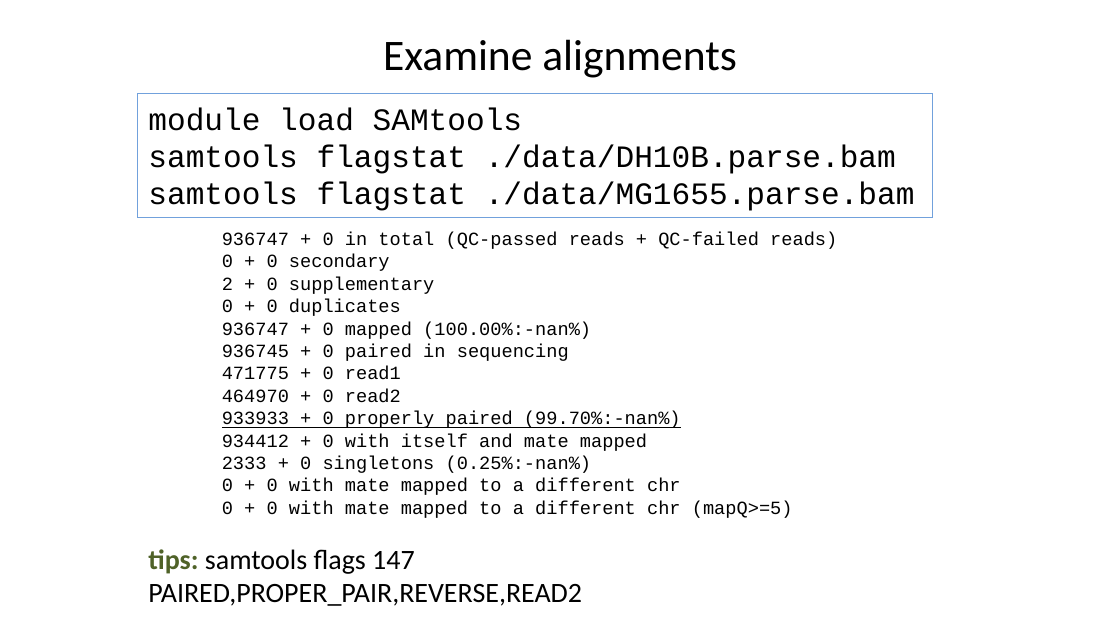
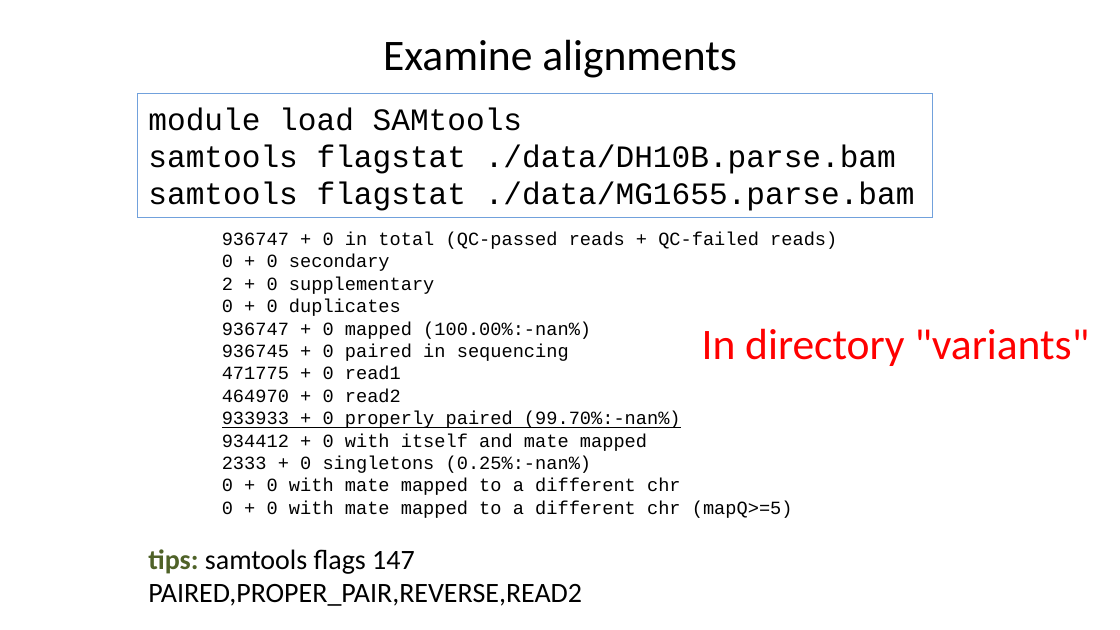
Before and after one commit to liu3zhenlab/teaching, a slide deck: slide 11 of PLPTH813Bioinformatis/2025/2_lab/lab08_variants.pptx. Drawn at 1120x630 pixels with LibreOffice and Linux fonts; fonts in the diff are those of the drawing. Boxes give left, top, right and bottom in pixels: in the first picture for what was removed or moved away, otherwise in the second. Text is boxed around its words. In the diff, an @@ line names an element or a change of style, - is before the commit and + after.

```diff
--- a/PLPTH813Bioinformatis/2025/2_lab/lab08_variants.pptx
+++ b/PLPTH813Bioinformatis/2025/2_lab/lab08_variants.pptx
@@ text added at [702, 328, 1090, 366], 28 pt, text #FF0000 @@
+In directory "variants"
```
Also in this commit, not shown: 1 other slide changed, 1 other file.
